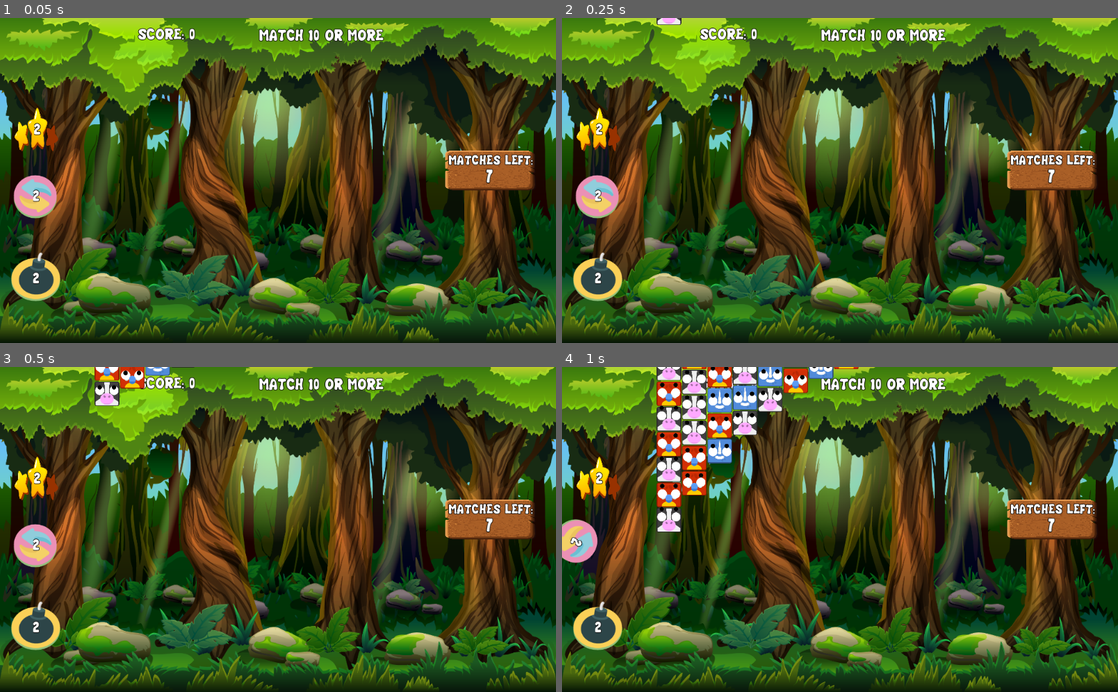
Above: before the commit, frames 1-4 (two rows, left to right).
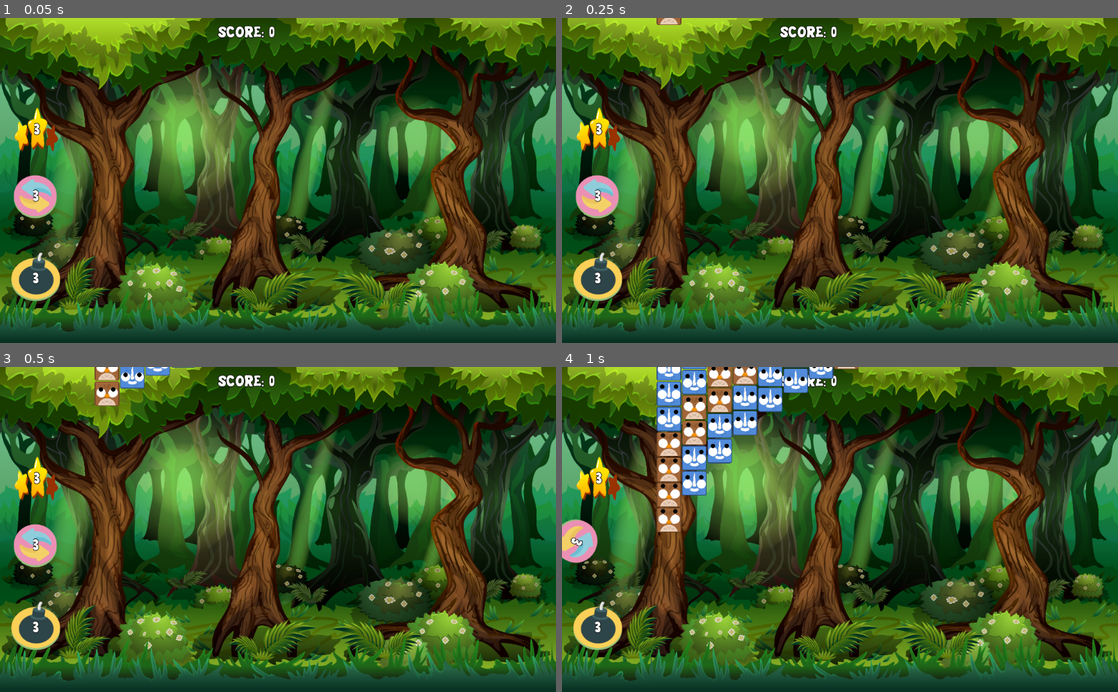
Above: after the commit, the same moments.

Repository: borkoDimitrov/AnimalBlocks
Game: Godot game, scene res://LevelManager.tscn
Two runs of this game, one before a commit and one after it. Both use one fixed random seed, a clock stepped at 60 frames per second and the inputs below. Before the commit the project starts from res://Level/LevelTileDestroyer.tscn.
Inputs (mouse positions are in pixels of both pictures, inside the frame that each line leads up to):
- Up to frame 1 (0.05 s): no input
- Up to frame 2 (0.25 s): no input
- Up to frame 3 (0.5 s): no input
- Up to frame 4 (1 s): click (595, 545) at 0.52 s

The runs differ from the first frame. In frame 1, 85% of the frame differs, in the area x 0-100%, y 0-100%; in frame 2, 85%; in frame 3, 86%; in frame 4, 84%.

Commit message:
Add level manager

Diff:
--- a/Globals.gd
+++ b/Globals.gd
@@ -4,6 +4,7 @@
 
 var first_block : RigidBody2D
 
+signal HANDLE_LEVEL_WON
 signal HANDLE_TILE_CLICKED(tile)
 
 func create_2d_vector(vec : Vector2):
--- a/Level/ClassicLevel.gd
+++ b/Level/ClassicLevel.gd
@@ -3,7 +3,8 @@
 var max_tiles : int
 var current_tiles : int
 
-func _ready():
+func initializeClassicLevel(_number_of_animals, _weight):
+	.initialize(_number_of_animals, _weight)
 	max_tiles = level_size.x * level_size.y
 	current_tiles = level_size.x * level_size.y
 
--- a/Level/Level.gd
+++ b/Level/Level.gd
@@ -18,6 +18,11 @@
 	for skill in $"%Skills".get_children():
 		skill.connect("HANDLE_SKILL_ACTIVATION", self, "HandleSkillActivation")
 #	$MusicPlayer.pick_song()
+
+
+func initialize(_number_of_animals, _weight):
+	number_of_animals = _number_of_animals
+	weight = _weight
 
 	randomize()
 	refresh_level()
@@ -146,7 +151,8 @@
 	var pos = score.rect_position
 	var tweenDelay = 0.5
 
-	var tween := create_tween().set_parallel(true)
+	var tween := create_tween()
+	tween.set_parallel(true)
 	tween.tween_property(score, "rect_position", Vector2(pos.x - 20, pos.y - 150),tweenDelay).set_trans(Tween.TRANS_SINE).set_ease(Tween.EASE_OUT).from(Vector2(pos.x - 10, pos.y - 70))
 	tween.tween_property(score, "rect_scale", Vector2(0.5,0.5), tweenDelay).set_trans(Tween.TRANS_CUBIC).set_ease(Tween.EASE_IN)
 	tween.tween_property(score, "modulate:a", 0.4, tweenDelay)
@@ -158,10 +164,9 @@
 	current_score += $"%SmallBomb".skill_uses_left * 50
 
 func LevelWon():
-	print("LEVEL WON")
 	yield(get_tree().create_timer(1), "timeout")
 	CountSkillsScore()
 	$"%Label".text = "SCORE: " + str(current_score)
 
-	yield(get_tree().create_timer(5), "timeout")
-	get_tree().reload_current_scene()
+	yield(get_tree().create_timer(1), "timeout")
+	Globals.emit_signal("HANDLE_LEVEL_WON")
--- a/Level/LevelTileCount.gd
+++ b/Level/LevelTileCount.gd
@@ -7,7 +7,11 @@
 
 var main_tile_id : String
 
-func _ready():
+func initializeTileCounter(_number_of_animals, _weight, _target_tile_count, _refilment_match_count):
+	.initialize(_number_of_animals, _weight)
+	TARGET_TILE_COUNT = _target_tile_count
+	REFILMENT_MATCH_COUNT = _refilment_match_count
+
 	var firstTile = $Tiles.get_child(0)
 	main_tile_id = firstTile.tile_info
 
--- a/Level/LevelTileDestroyer.gd
+++ b/Level/LevelTileDestroyer.gd
@@ -9,8 +9,11 @@
 export var SPAWN_TILE_DESTROYER : int = 3
 var current_match_count = SPAWN_TILE_DESTROYER
 
-func _ready():
-	randomize()
+func initializeTileDestroyer(_number_of_animals, _weight, _big_matches_count, _big_matches_size):
+	.initialize(_number_of_animals, _weight)
+	TARGET_TILE_MATCH = _big_matches_size
+	TARGET_TILE_MATCH_COUNT = _big_matches_count
+
 	$"%Rules".text = "MATCH " + str(TARGET_TILE_MATCH) + " OR MORE"
 	$"%MatchLeft".text = str(TARGET_TILE_MATCH_COUNT)
 
--- /dev/null
+++ b/LevelManager.gd
@@ -0,0 +1,41 @@
+extends Node
+
+var levelTypeIndex = 0
+
+onready var levels = [
+	preload("res://Level/ClassicLevel.tscn"),
+	preload("res://Level/LevelTileCount.tscn"),
+	preload("res://Level/LevelTileDestroyer.tscn")]
+
+func _ready():
+	Globals.connect("HANDLE_LEVEL_WON", self, "HandleLevelWon")
+	StartNextLevel()
+
+func HandleLevelWon():
+	levelTypeIndex += 1
+	StartNextLevel()
+
+func StartNextLevel():
+	var levelDificulty = levelTypeIndex / levels.size()
+	var level = levels[levelTypeIndex % levels.size()]
+	var level_path = level.resource_path
+
+	for child in get_children():
+		child.queue_free()
+
+	if level_path == "res://Level/ClassicLevel.tscn":
+		var scene = level.instance()
+		add_child(scene)
+		scene.initializeClassicLevel(2, 0.7)
+	elif level_path == "res://Level/LevelTileCount.tscn":
+		var scene = level.instance()
+		add_child(scene)
+		scene.initializeTileCounter(2, 0.7, 30, 7)
+	elif level_path == "res://Level/LevelTileDestroyer.tscn":
+		var scene = level.instance()
+		add_child(scene)
+		scene.initializeTileDestroyer(2, 0.7, 7, 10)
+
+#func _input(event):
+#	if event.is_action_pressed("mouse_button_right"):
+#		get_tree().change_scene(levels[1])
--- /dev/null
+++ b/LevelManager.tscn
@@ -0,0 +1,6 @@
+[gd_scene load_steps=2 format=2]
+
+[ext_resource path="res://LevelManager.gd" type="Script" id=1]
+
+[node name="LevelManager" type="Node"]
+script = ExtResource( 1 )
--- a/project.godot
+++ b/project.godot
@@ -11,7 +11,7 @@
 [application]
 
 config/name="DeerBlocks"
-run/main_scene="res://Level/LevelTileDestroyer.tscn"
+run/main_scene="res://LevelManager.tscn"
 
 [autoload]
 
